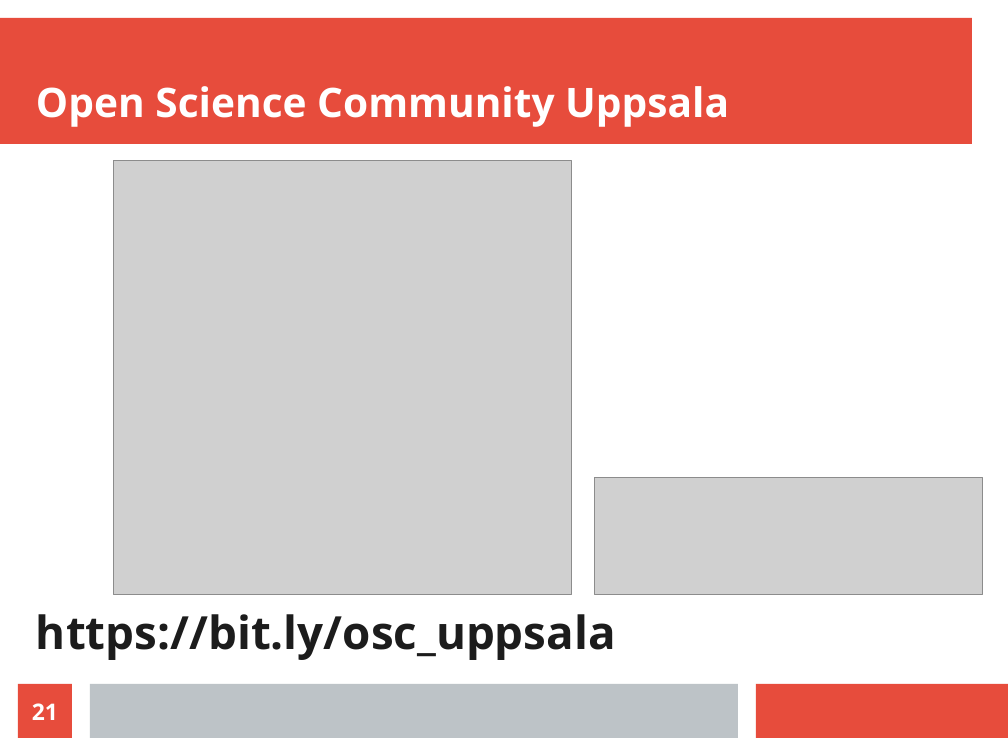
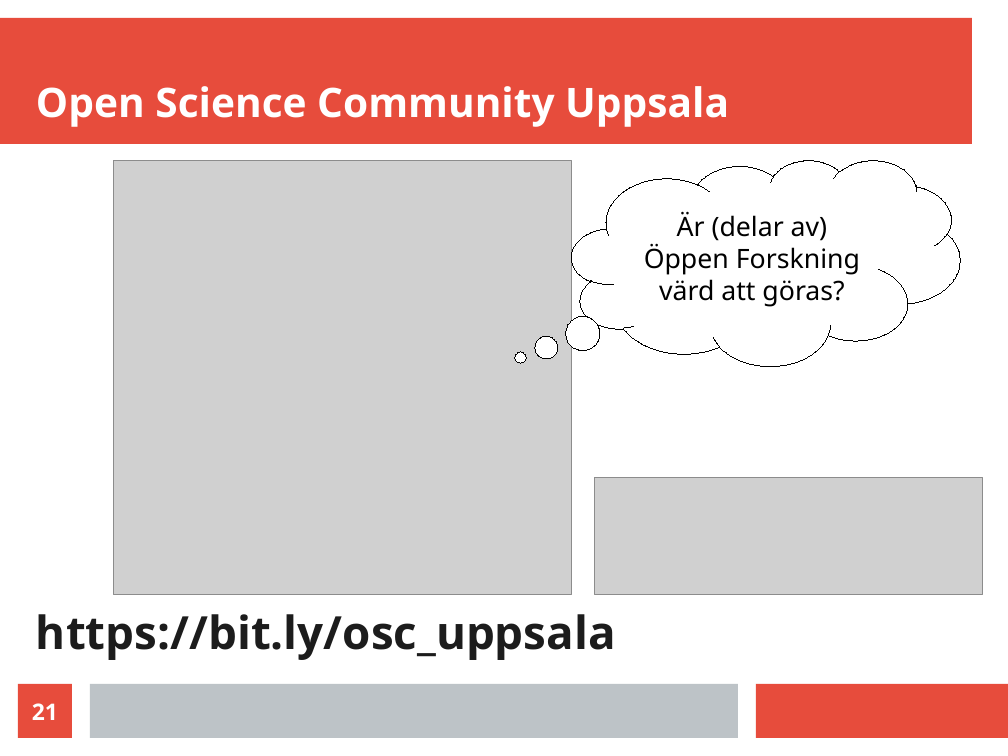
Before and after one commit to richelbilderbeek/science_fika_open_science_20250316, a slide deck: slide 21 of science_fika_talk_20250316.odp. Drawn at 1008x756 pixels with LibreOffice and Linux fonts; fonts in the diff are those of the drawing; grey boxes stand for pictures. Boxes give left, top, right and bottom in pixels: in the first picture for what was removed or moved away, otherwise in the second. Text is boxed around its words. In the diff, an @@ line names an element or a change of style, - is before the commit and + after.

```diff
--- a/science_fika_talk_20250316.odp
+++ b/science_fika_talk_20250316.odp
@@ thought cloud added at box(572, 160, 960, 366), fill #FFFFFF, outline #000000 0 pt, 21 pt, text #000000 @@
+Är (delar av) Öppen Forskning värd att göras?
```
Also in this commit, not shown: 11 other slides changed, 4 other files.
